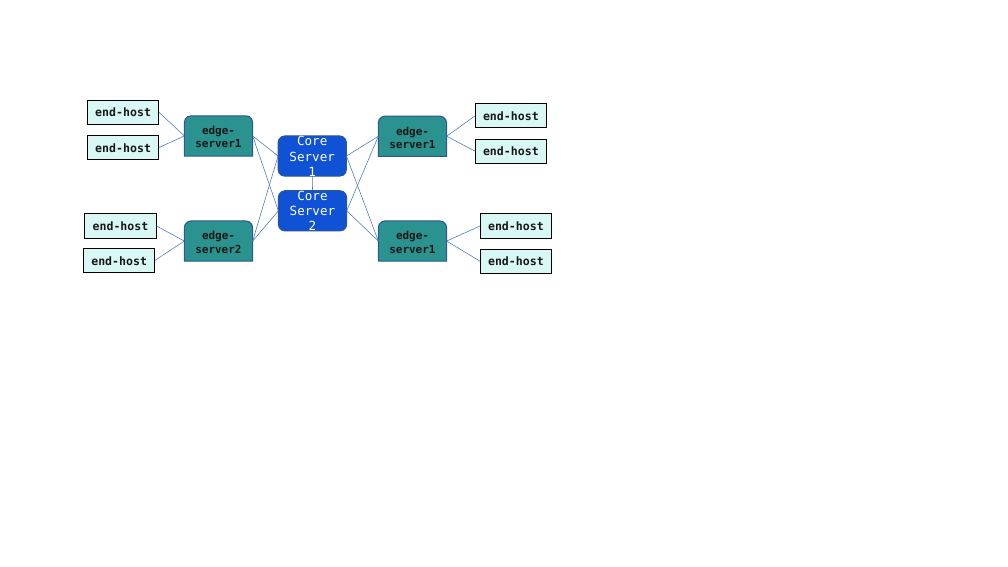
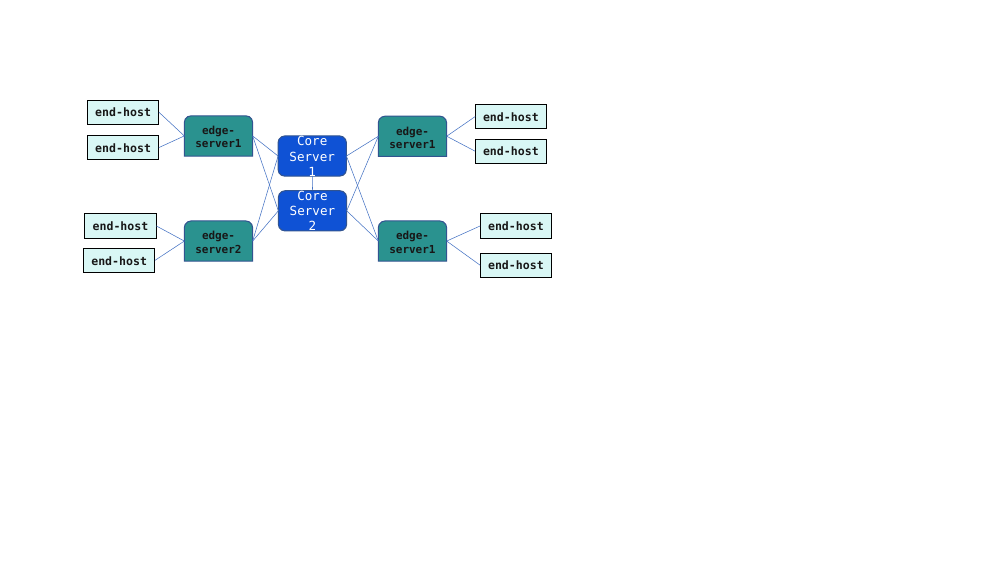
Before and after one commit to myk12/CybertwinSimPlot, a slide deck: slide 5 of arch/CybertwinSimArch.pptx. Drawn at 1008x567 pixels with LibreOffice and Linux fonts; fonts in the diff are those of the drawing. Boxes give left, top, right and bottom in pixels: in the first picture for what was removed or moved away, otherwise in the second. Text is boxed around its words. In the diff, an @@ line names an element or a change of style, - is before the commit and + after.

```diff
--- a/arch/CybertwinSimArch.pptx
+++ b/arch/CybertwinSimArch.pptx
@@ line moved from (480, 262) - (447, 241) to (480, 265) - (447, 241) @@
@@ rectangle "end-host": place and size @@
-rectangle "end-host" at bbox=[480, 250, 552, 274]
+rectangle "end-host" at bbox=[480, 253, 552, 278]
```
Also in this commit, not shown: 1 other slide changed, 2 slides added.
